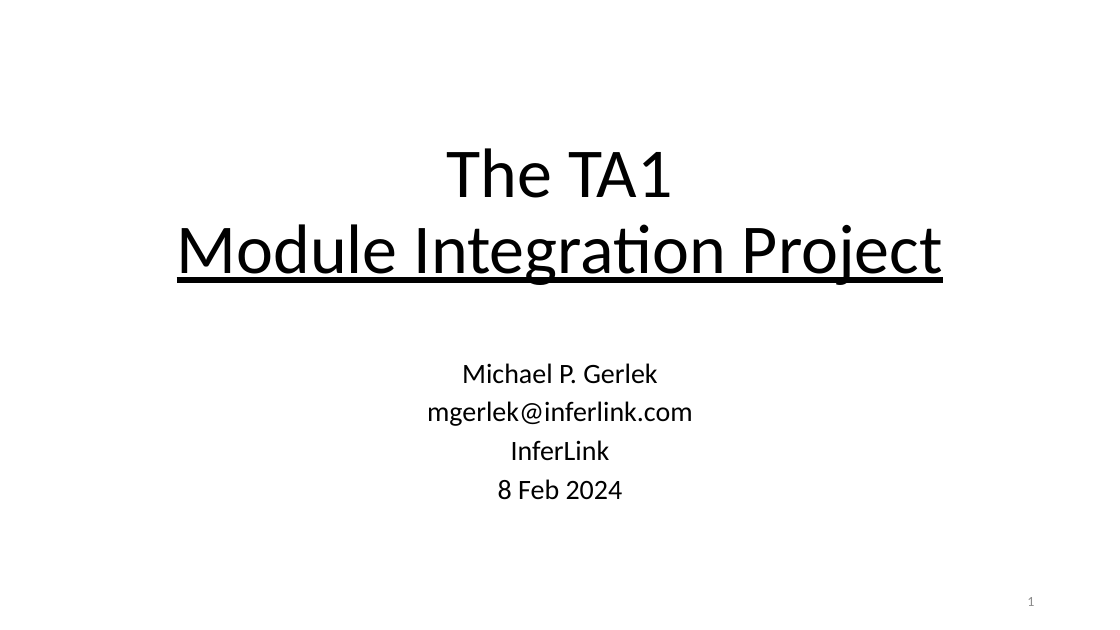
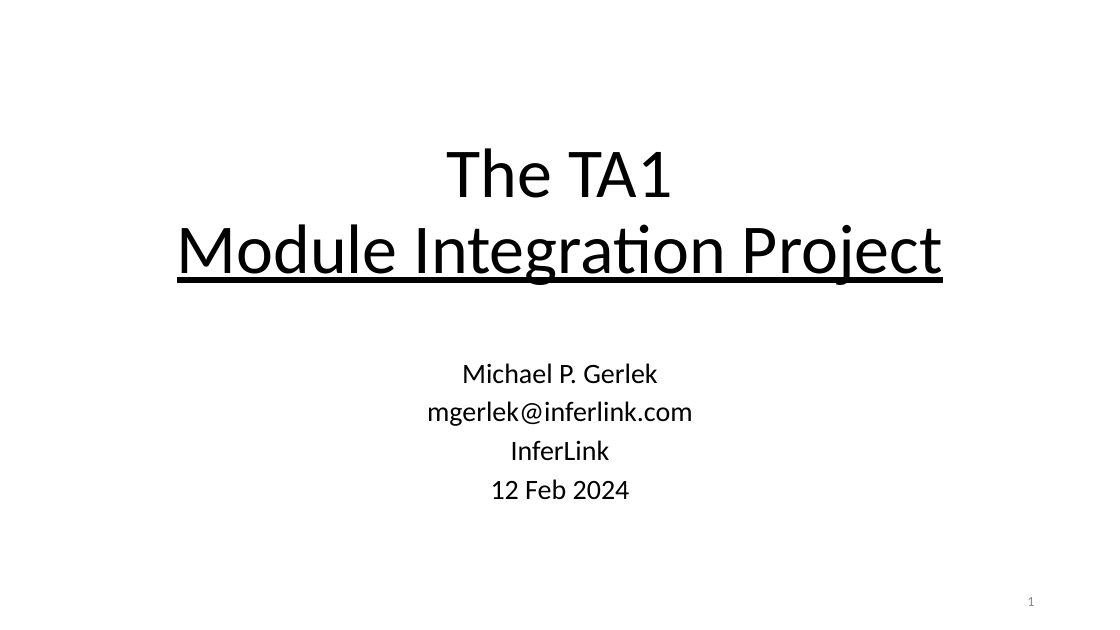
Before and after one commit to DARPA-CRITICALMAAS/ta1_integration, a slide deck: slide 1 of docs/overview.pptx. Drawn at 1120x630 pixels with LibreOffice and Linux fonts; fonts in the diff are those of the drawing. Boxes give left, top, right and bottom in pixels: in the first picture for what was removed or moved away, otherwise in the second. Text is boxed around its words. In the diff, an @@ line names an element or a change of style, - is before the commit and + after.

```diff
--- a/docs/overview.pptx
+++ b/docs/overview.pptx
@@ subtitle at [491,479,630,500]: text changed @@
-8 Feb 2024
+12 Feb 2024
```
Also in this commit, not shown: 1 other slide changed, 30 other files.
